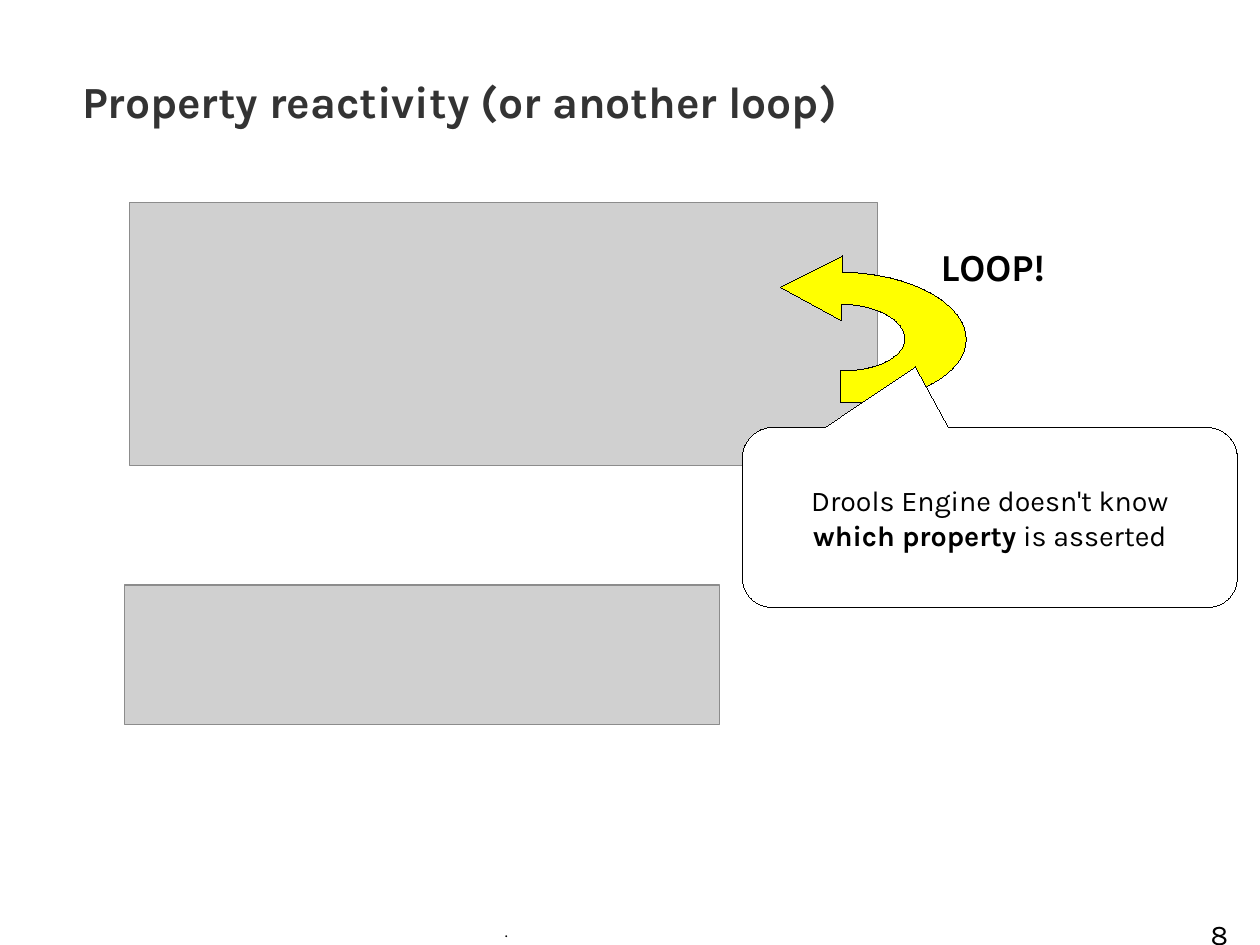
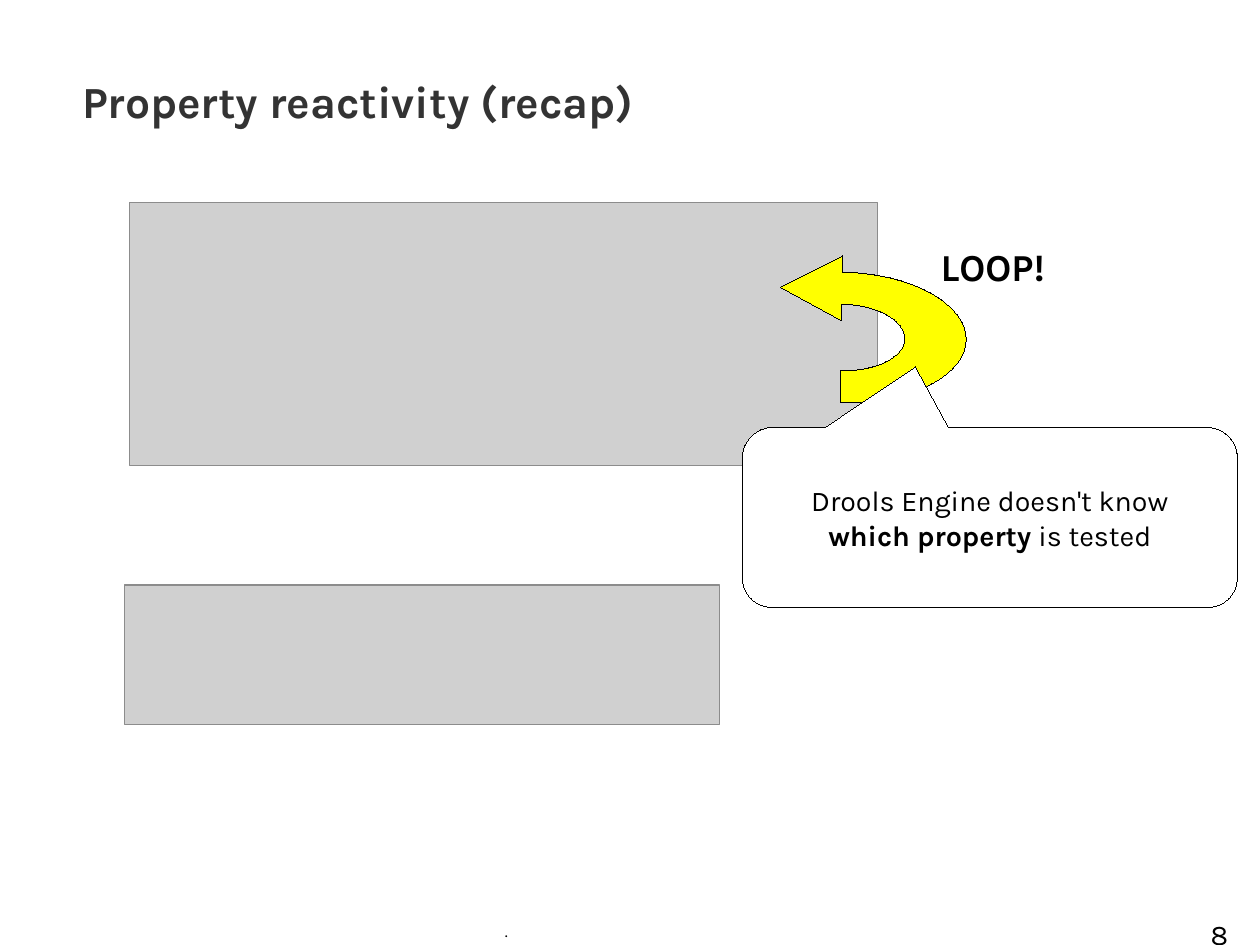
Before and after one commit to tkobayas/kie-live, a slide deck: slide 8 of 2021_Drools_trouble_shooting.odp. Drawn at 1260x945 pixels with LibreOffice and Linux fonts; fonts in the diff are those of the drawing; grey boxes stand for pictures; background and template pictures are left out. Boxes give left, top, right and bottom in pixels: in the first picture for what was removed or moved away, otherwise in the second. Text is boxed around its words. In the diff, an @@ line names an element or a change of style, - is before the commit and + after.

```diff
--- a/2021_Drools_trouble_shooting.odp
+++ b/2021_Drools_trouble_shooting.odp
@@ title at (82, 84, 634, 129): text changed @@
-Property reactivity (or another loop)
+Property reactivity (recap)
@@ text in rounded speech box at (828, 525, 1152, 553): text changed @@
-which property is asserted
+which property is tested
```
Also in this commit, not shown: 9 other slides changed, 3 slides added, 1 slide removed, 31 other files.
